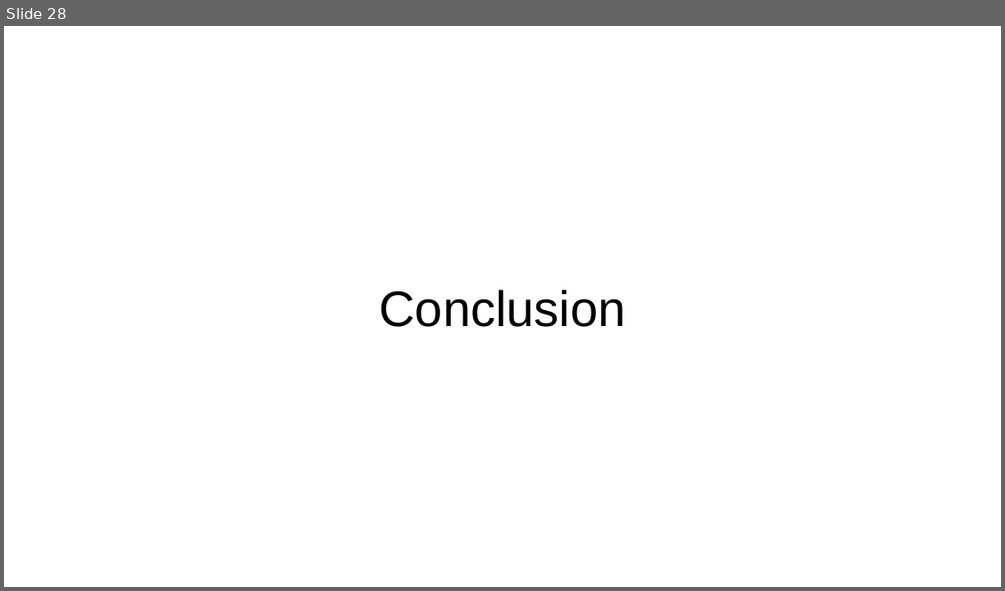
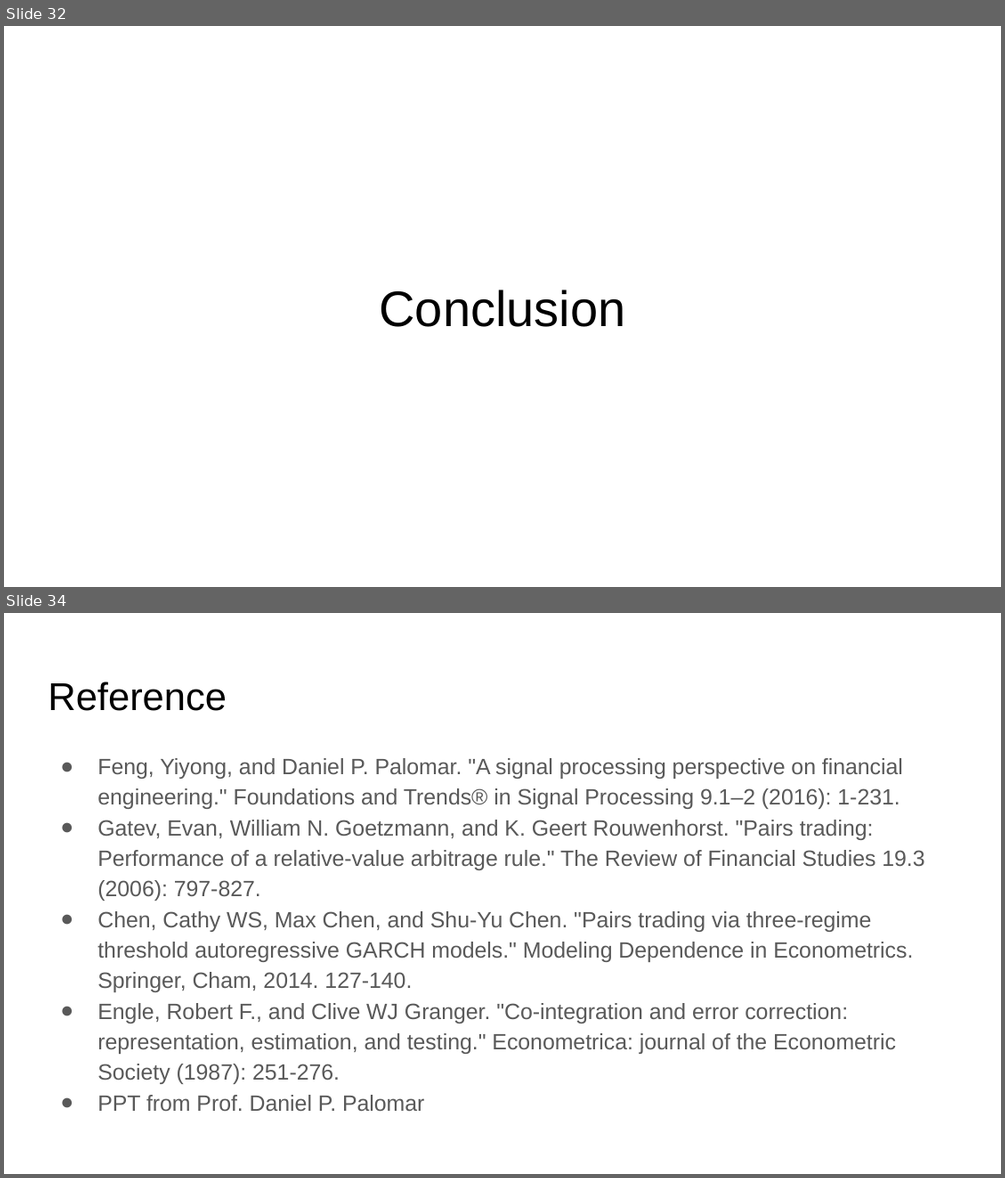
Before and after one commit to thtang/Pair-trading, a slide deck: Pair trading for Currencies.pptx. Shown one above the other, each under a label of ours: slide 28 before the commit, slides 32 and 34 after it; the slides between them are not shown. The pictures are 1005x591 and 1005x1178 pixels, drawn with LibreOffice and Linux fonts; fonts in the diff are those of the drawing. Boxes give left, top, right and bottom in pixels: in the first picture for what was removed or moved away, otherwise in the second. Text is boxed around its words. In the diff, an @@ line names an element or a change of style, - is before the commit and + after.

```diff
--- a/Pair trading for Currencies.pptx
+++ b/Pair trading for Currencies.pptx
@@ slide 34 added at bbox=[4, 613, 1001, 1174], background #FFFFFF @@
@@ title added at bbox=[48, 682, 226, 711], 28 pt, text #000000 @@
+Reference
@@ text added at bbox=[97, 758, 924, 1111], 16 pt, text #595959 @@
+● Feng, Yiyong, and Daniel P. Palomar. "A signal processing perspective on financial engineering." Foundations and Trends® in Signal Processing 9.1–2 (2016): 1-231.
+● Gatev, Evan, William N. Goetzmann, and K. Geert Rouwenhorst. "Pairs trading: Performance of a relative-value arbitrage rule." The Review of Financial Studies 19.3 (2006): 797-827.
+● Chen, Cathy WS, Max Chen, and Shu-Yu Chen. "Pairs trading via three-regime threshold autoregressive GARCH models." Modeling Dependence in Econometrics. Springer, Cham, 2014. 127-140.
+● Engle, Robert F., and Clive WJ Granger. "Co-integration and error correction: representation, estimation, and testing." Econometrica: journal of the Econometric Society (1987): 251-276.
+● PPT from Prof. Daniel P. Palomar
@@ what was slide 28 is now slide 32 @@
```
Also in this commit, not shown: 15 slides changed, 4 other slides added, 20 other files.
